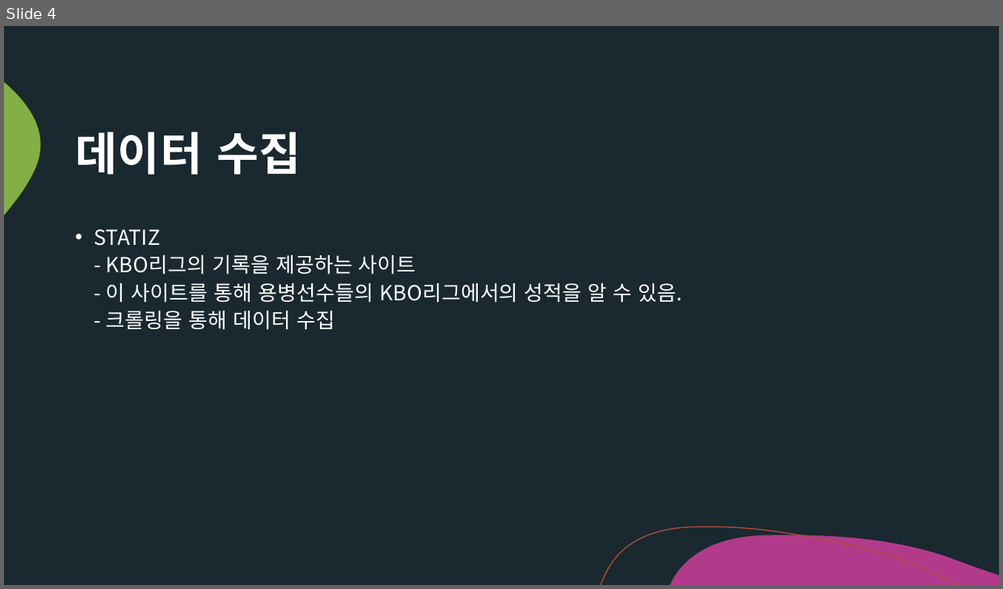
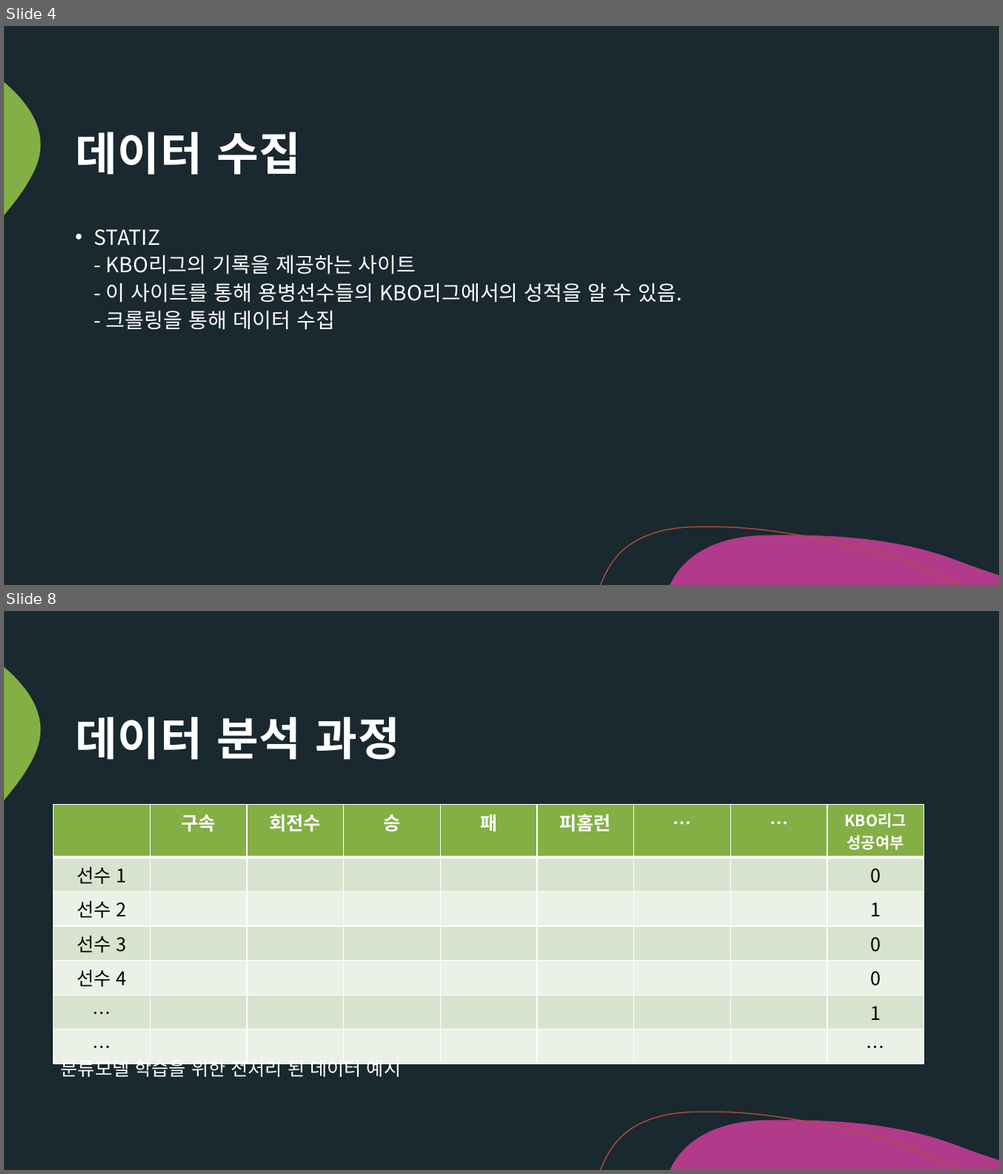
Before and after one commit to Tae-Hyeon-Kim/Analysis-of-KBO-Foreign-Pitchers, a slide deck: KBO 외국인 투수 분석.pptx. Shown one above the other, each under a label of ours: slide 4 before the commit, slides 4 and 8 after it; the slides between them are not shown. The pictures are 1003x589 and 1003x1174 pixels, drawn with LibreOffice and Linux fonts; fonts in the diff are those of the drawing. Boxes give left, top, right and bottom in pixels: in the first picture for what was removed or moved away, otherwise in the second. Text is boxed around its words. In the diff, an @@ line names an element or a change of style, - is before the commit and + after.

Commit message:
카테고리 별 분석

```diff
--- a/KBO 외국인 투수 분석.pptx
+++ b/KBO 외국인 투수 분석.pptx
@@ slide 8 added at box(4, 611, 999, 1170), background #1A282F; not listed: 3 template elements that a slide beside it also shows @@
@@ title added at box(75, 717, 400, 760), 44 pt, text #FFFFFF, bold @@
+데이터 분석 과정
@@ table added at box(54, 805, 926, 1031), 7 rows, 9 columns @@
+ | 구속 | 회전수 | 승 | 패 | 피홈런 | … | … | KBO리그 성공여부
+선수 1 |  |  |  |  |  |  |  | 0
+선수 2 |  |  |  |  |  |  |  | 1
+선수 3 |  |  |  |  |  |  |  | 0
+선수 4 |  |  |  |  |  |  |  | 0
+… |  |  |  |  |  |  |  | 1
+… |  |  |  |  |  |  |  | …
@@ text added at box(61, 1057, 401, 1081), 18 pt, text #FFFFFF @@
+분류모델 학습을 위한 전처리 된 데이터 예시
```
Also in this commit, not shown: 1 slide changed, 4 other slides added, 2 slides removed, 3 other files.
